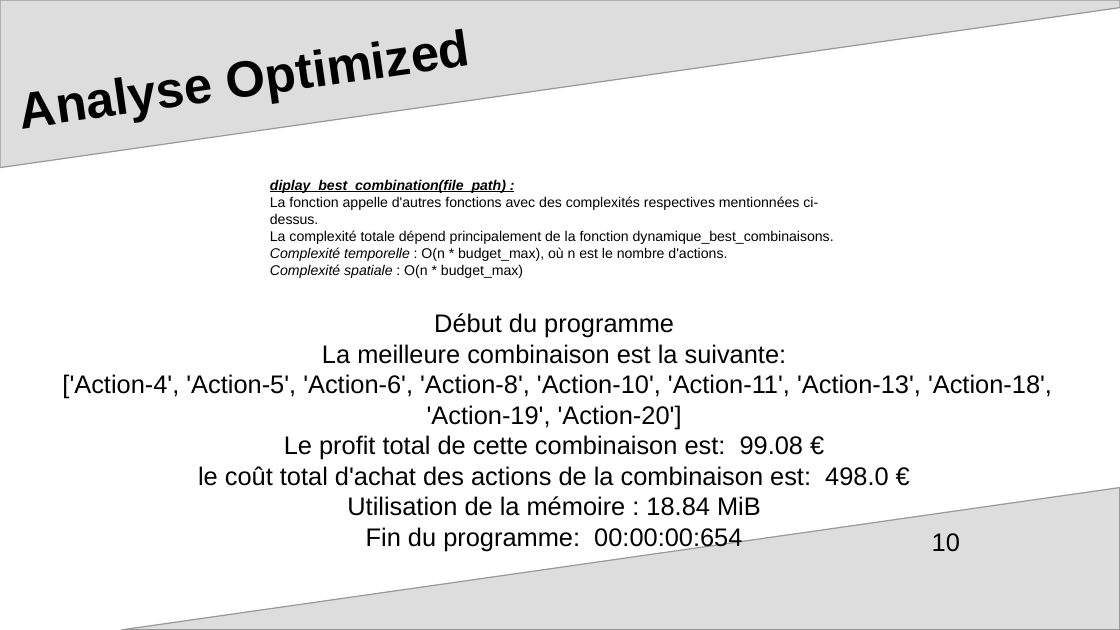
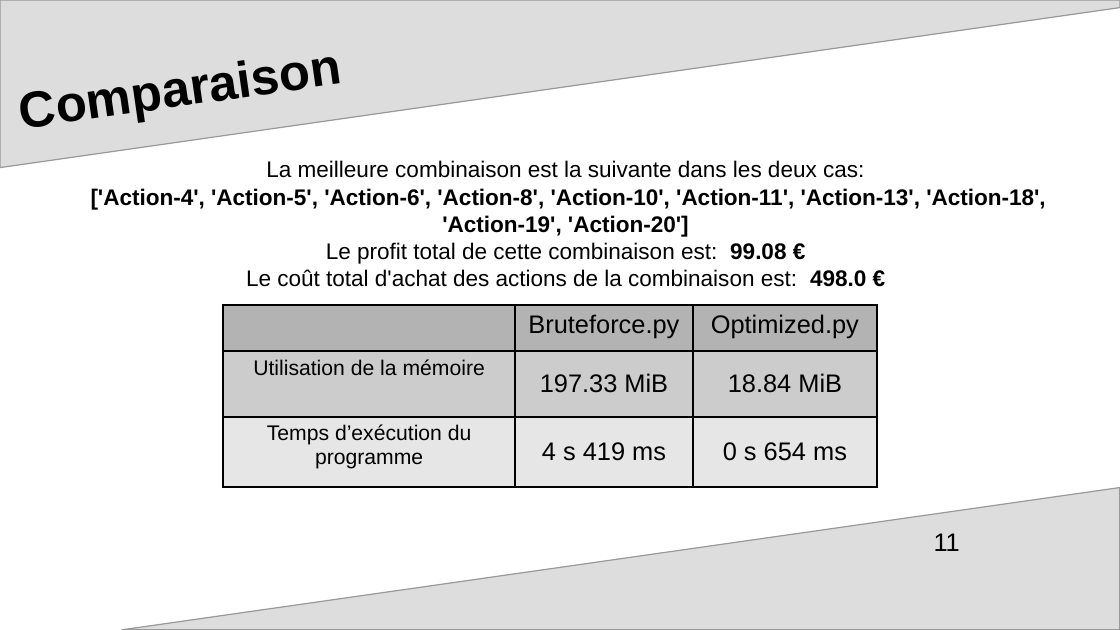
Before and after one commit to mcourte/OC_Projet7, a slide deck: slide 11 of ppt_soutenance.odp (slide 10 before the commit). Drawn at 1120x630 pixels with LibreOffice and Linux fonts; fonts in the diff are those of the drawing; background and template pictures are left out. Boxes give left, top, right and bottom in pixels: in the first picture for what was removed or moved away, otherwise in the second. Text is boxed around its words. In the diff, an @@ line names an element or a change of style, - is before the commit and + after.

```diff
--- a/ppt_soutenance.odp
+++ b/ppt_soutenance.odp
@@ title at bbox=[12, 0, 1017, 160]: text changed @@
-Analyse Optimized
+Comparaison
@@ text "La meilleure combinaison est la ...": place and size @@
-text "La meilleure combinaison est la ..." at bbox=[62, 313, 1052, 551]
+text "La meilleure combinaison est la ..." at bbox=[91, 160, 1045, 287]
@@ text at bbox=[266, 160, 864, 178]: text changed; size 18 to 16 pt @@
-Début du programme
-La meilleure combinaison est la suivante:
+La meilleure combinaison est la suivante dans les deux cas:
@@ text removed at bbox=[270, 179, 834, 278] @@
-diplay_best_combination(file_path) :
-La fonction appelle d'autres fonctions avec des complexités respectives mentionnées ci-dessus.
-La complexité totale dépend principalement de la fonction dynamique_best_combinaisons.
-Complexité temporelle : O(n * budget_max), où n est le nombre d'actions.
-Complexité spatiale : O(n * budget_max)
@@ text at bbox=[91, 188, 1045, 264]: size 18 to 16 pt in "['Action-4', 'Action-5', 'Action-6', 'Action-8', 'Action-10' ...", "Le profit total de cette combinaison est: ..."; bold on in "['Action-4', 'Action-5', 'Action-6', 'Action-8', 'Action-10' ...", "99.08 €" @@
@@ text at bbox=[246, 269, 866, 287]: text changed; size 18 to 16 pt @@
-le coût total d'achat des actions de la combinaison est: 498.0 €
-Utilisation de la mémoire : 18.84 MiB
-Fin du programme: 00:00:00:654
+Le coût total d'achat des actions de la combinaison est: 498.0 €
@@ table added at bbox=[224, 305, 877, 487], 3 rows, 3 columns @@
+ | Bruteforce.py | Optimized.py
+Utilisation de la mémoire | 197.33 MiB | 18.84 MiB
+Temps d’exécution du programme | 4 s 419 ms | 0 s 654 ms
@@ page number at bbox=[934, 533, 960, 551]: text changed @@
-10
+11
```
Also in this commit, not shown: 9 other slides changed, 5 slides added, 7 slides removed, 1 other file.
